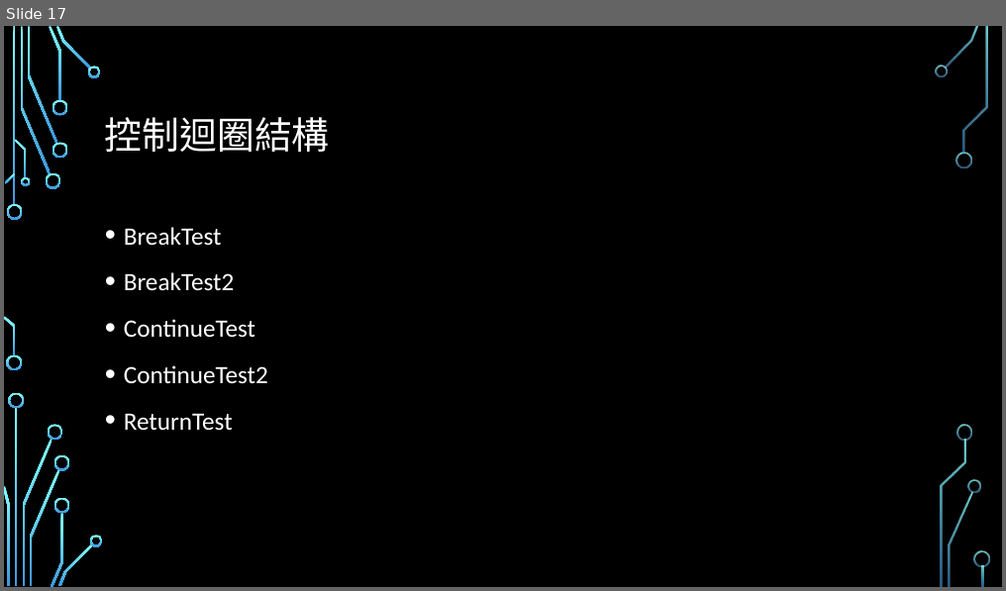
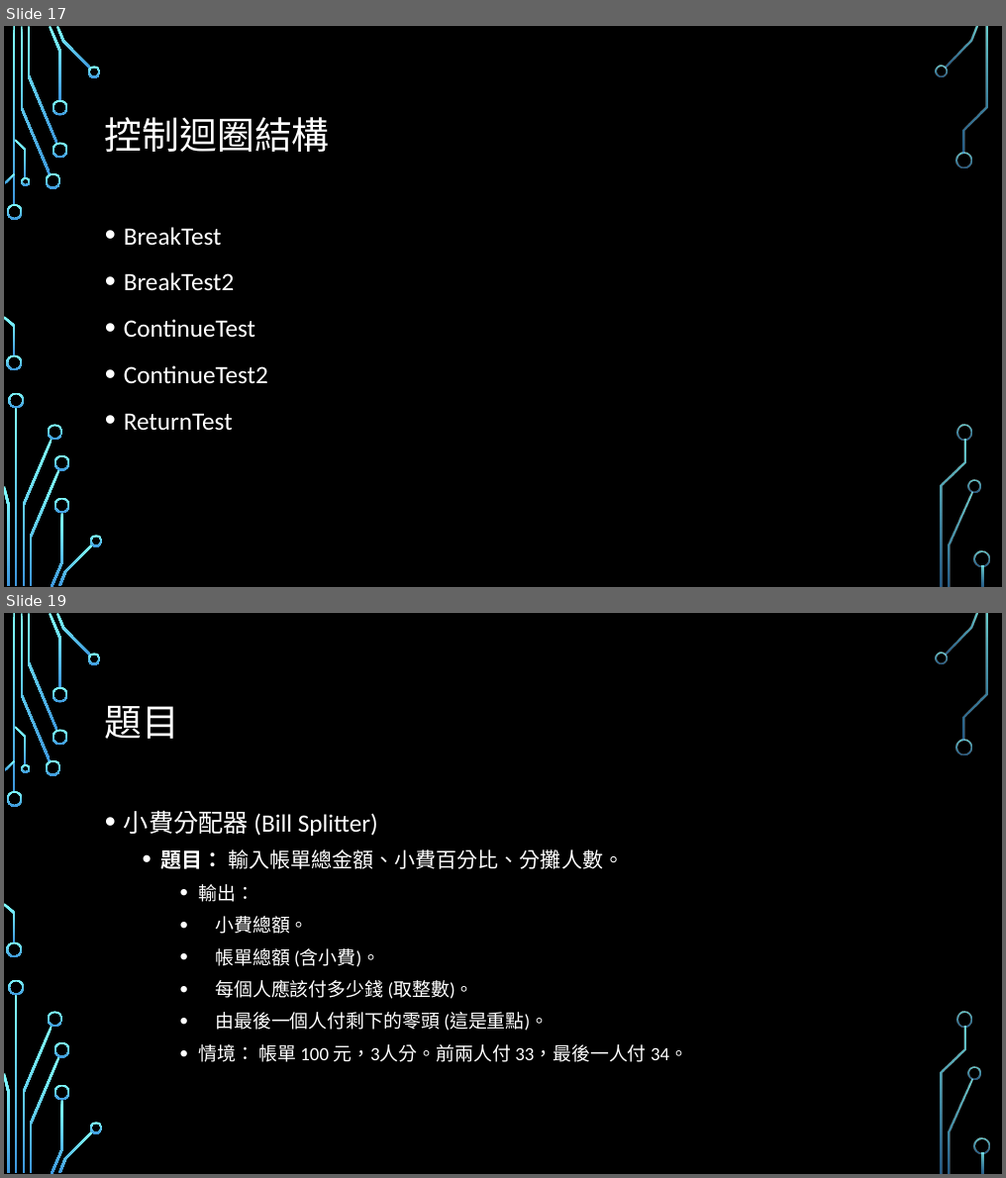
Before and after one commit to Alvin-Lo0729/ncut-java, a slide deck: doc/JAVA0123.pptx. Shown one above the other, each under a label of ours: slide 17 before the commit, slides 17 and 19 after it; the slides between them are not shown. The pictures are 1006x591 and 1006x1178 pixels, drawn with LibreOffice and Linux fonts; fonts in the diff are those of the drawing; background and template pictures are left out. Boxes give left, top, right and bottom in pixels: in the first picture for what was removed or moved away, otherwise in the second. Text is boxed around its words. In the diff, an @@ line names an element or a change of style, - is before the commit and + after.

```diff
--- a/doc/JAVA0123.pptx
+++ b/doc/JAVA0123.pptx
@@ slide 19 added at (x1=4, y1=613, x2=1002, y2=1174), background picture (left out); not listed: 36 template elements that a slide beside it also shows @@
@@ title added at (x1=105, y1=705, x2=180, y2=739), 36 pt, text #FFFFFF @@
+題目
@@ text added at (x1=124, y1=810, x2=688, y2=1062), 18 pt, text #FFFFFF @@
+• 小費分配器 (Bill Splitter)
+  • 題目： 輸入帳單總金額、小費百分比、分攤人數。
+    • 輸出：
+    • 小費總額。
+    • 帳單總額 (含小費)。
+    • 每個人應該付多少錢 (取整數)。
+    • 由最後一個人付剩下的零頭 (這是重點)。
+    • 情境： 帳單 100 元，3人分。前兩人付 33，最後一人付 34。
```
Also in this commit, not shown: 3 other slides added.
